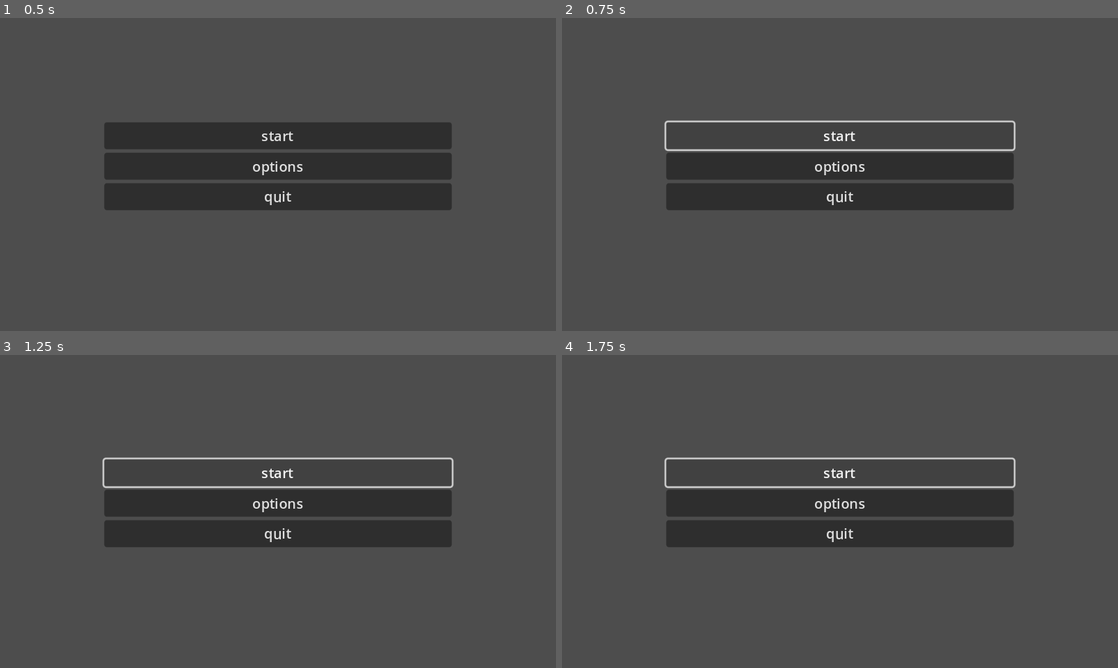
Above: before the commit, frames 1-4 (two rows, left to right).
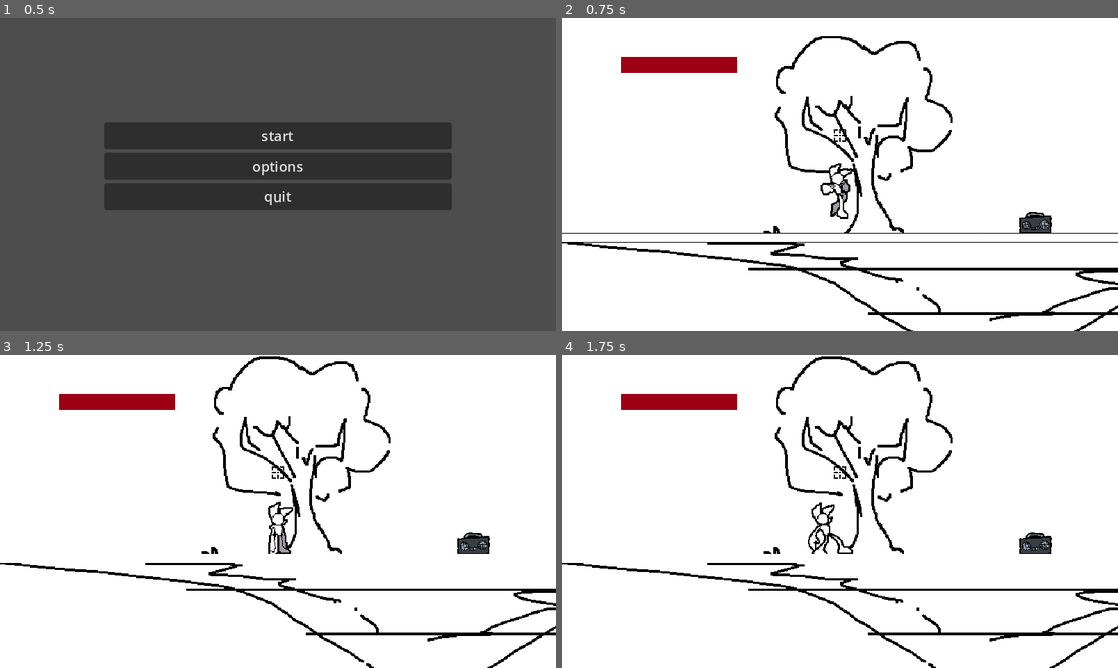
Above: after the commit, the same moments.

Repository: SZH217/game2
Game: Godot game, scene res://assets/scenes/main.tscn
Same seed, same stepped clock (60 frames per second), same inputs: the game is played once before the commit and once after it. The engine's default icon, where the game draws it, is replaced by a stand-in: a white triangle on a blue panel in a dark square. Sound files missing from this copy of the repository are replaced by a short silence.
Inputs (mouse positions are in pixels of both pictures, inside the frame that each line leads up to):
- Up to frame 1 (0.5 s): no input
- Up to frame 2 (0.75 s): click "start" at 0.5 s
- Up to frame 3 (1.25 s): no input
- Up to frame 4 (1.75 s): click (840, 473) at 1.25 s, where only the run before the commit has a clickable "start"

Frame 1 is identical in both runs. In frame 2, 100% of the frame differs, in the area x 0-100%, y 0-100%; in frame 3, 100%; in frame 4, 100%.
Error before the commit: Invalid type in function 'change_scene_to_file' in base 'SceneTree'. Cannot convert argument 1 from Object to String. (res://assets/scripts/main.gd:7)

Commit message:
+enemy no hp

Diff:
--- a/assets/scenes/hand.tscn
+++ b/assets/scenes/hand.tscn
@@ -45,6 +45,7 @@
 }
 
 [node name="hand" type="Area2D" groups=["hand_return"]]
+scale = Vector2(1.265, 1.265)
 collision_layer = 2
 script = ExtResource("1_8iv1o")
 max_speed = 1200.0
--- a/assets/scripts/enemy.gd
+++ b/assets/scripts/enemy.gd
@@ -10,6 +10,8 @@
 @onready var sprite: Sprite2D = $Sprite2D
 @onready var spark: Node2D = $spark
 @onready var sparkanim: AnimationPlayer = $spark/AnimationPlayer
+
+@export var hp = 100
 
 var backspeed = 5
 var maxbackspeed = 100
@@ -28,6 +30,9 @@
 			shoot()
 		sprite.flip_h = player.global_position.x > position.x
 		return
+
+	if hp <= 0:
+		queue_free()
 
 	if playerHere and not playerClose:
 		if player.global_position.x > position.x:
@@ -100,3 +105,7 @@
 	await get_tree().create_timer(0.5).timeout
 	can_shoot = true
 	shooting = false
+
+func getHit(damage):
+	hp -= damage
+	print(hp)
--- a/assets/scripts/hand.gd
+++ b/assets/scripts/hand.gd
@@ -53,5 +53,8 @@
 		get_tree().call_group("hand_return", "on_hand_returned")
 		queue_free()
 
+	if body.name.begins_with('enemy'):
+		body.getHit(20)
+
 func _on_timer_timeout() -> void:
 	canGet = true
--- a/assets/scripts/main.gd
+++ b/assets/scripts/main.gd
@@ -3,8 +3,8 @@
 
 
 func _on_start_pressed() -> void:
-	var game_scene = WORLD
-	get_tree().change_scene_to_file(game_scene)
+	get_tree().change_scene_to_file(WORLD.resource_path)
+
 
 func _on_options_pressed() -> void:
 	$settings.visible = true
